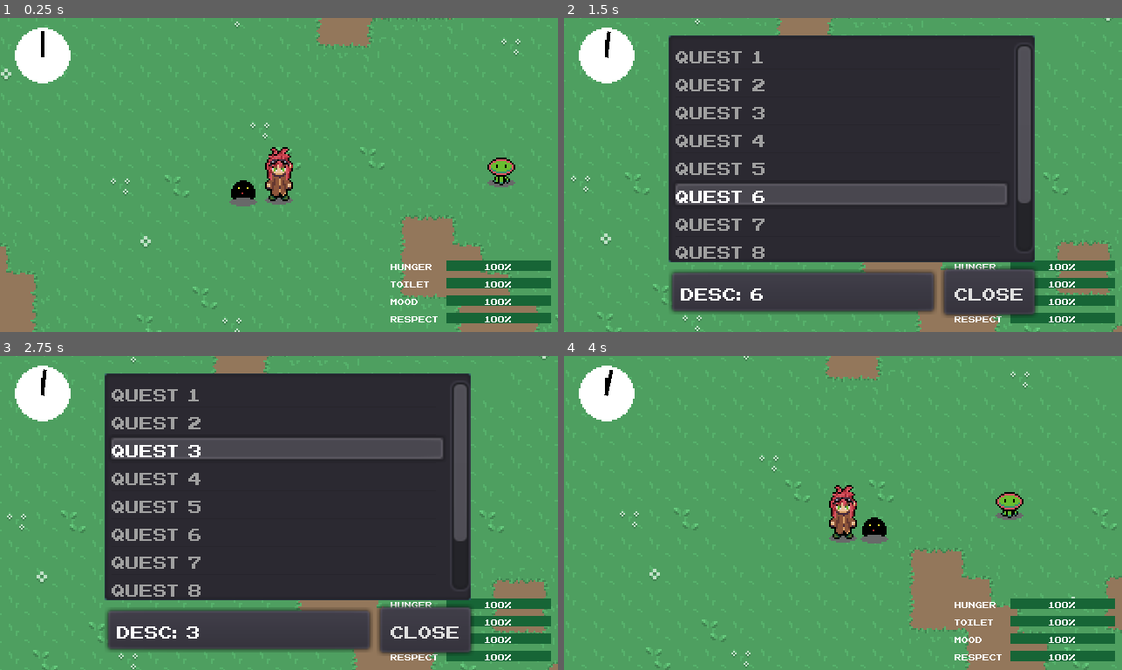
Above: before the commit, frames 1-4 (two rows, left to right).
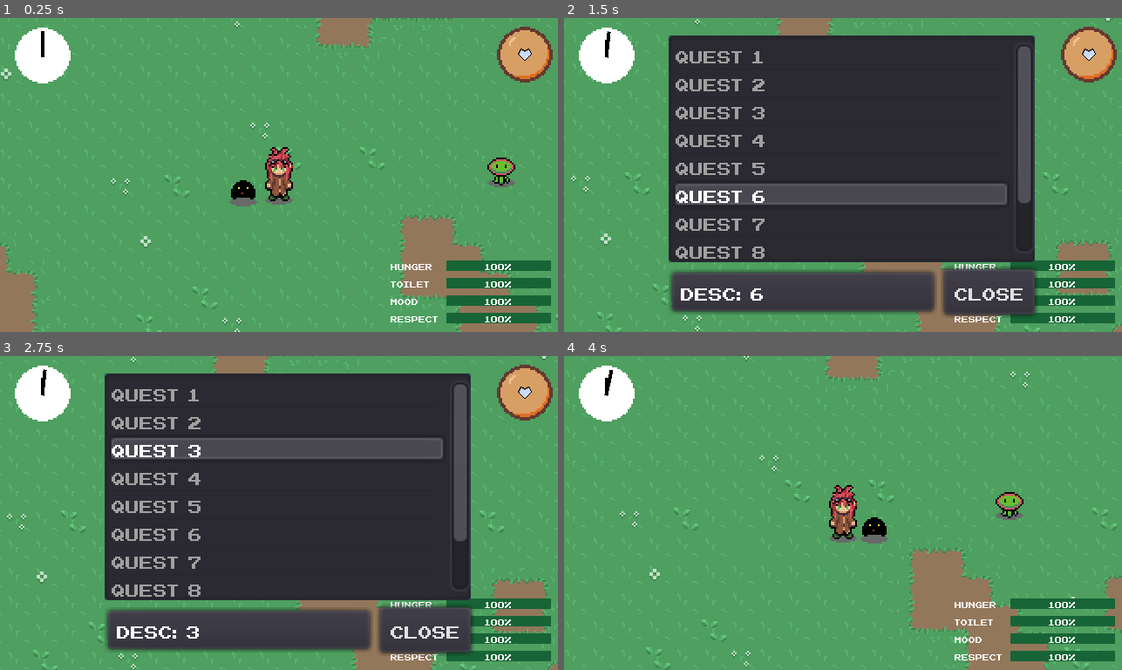
Above: after the commit, the same moments.

Repository: Morphclue/evo-world
Game: Godot game, scene res://world.tscn
The game is run twice, just before and just after one commit, with the same random seed, the same clock (stepped at 60 frames per second) and the same inputs.
Inputs (mouse positions are in pixels of both pictures, inside the frame that each line leads up to):
- Up to frame 1 (0.25 s): no input
- Up to frame 2 (1.5 s): tap Enter (ui_accept) at 0.5, 0.77 s; move the mouse to (965, 159) at 0.52 s; hold D (right) 0.53-1.28 s; tap K (confirm) at 0.6 s; click (965, 159) at 0.67 s; move the mouse to (731, 190) at 1.27 s; hold S (down) from 1.28 s (still down); tap J (journal) at 1.35 s; click (731, 190) at 1.42 s
- Up to frame 3 (2.75 s): tap Enter (ui_accept) at 1.52, 2 s; move the mouse to (334, 443) at 2.02 s; release S (down) at 2.03 s; hold D (right) from 2.03 s (still down); tap K (confirm) at 2.1 s; click (334, 443) at 2.17 s
- Up to frame 4 (4 s): tap K (confirm) at 2.75, 3.6 s; move the mouse to (815, 575) at 2.77 s; release D (right) at 2.78 s; hold Up (ui_up) 2.78-3.53 s; tap J (journal) at 2.85 s; click (815, 575) at 2.92 s; tap Enter (ui_accept) at 3.02, 3.77 s; move the mouse to (1010, 560) at 3.52 s; hold A (left) from 3.53 s (still down); click (1010, 560) at 3.67 s

The runs differ from the first frame. In frame 1, 1.4% of the frame differs, in the area x 89-100%, y 2-21%; in frame 2, 1.4%; in frame 3, 1.4%; in frame 4, nothing differs.

Commit message:
feat: add base-map

Diff:
--- a/autoload/constants.gd
+++ b/autoload/constants.gd
@@ -17,3 +17,7 @@
 
 const YELLOW: Color = Color(1, 1, 0, 1)
 const WHITE: Color = Color(1, 1, 1, 1)
+
+const MIN_GRID_ZOOM: float = 0.5
+const MAX_GRID_ZOOM: int = 5
+const ZOOM_FACTOR: float = 0.1
--- /dev/null
+++ b/ui/hud/miniMap.gd
@@ -0,0 +1,37 @@
+extends MarginContainer
+
+# reference: https://kidscancode.org/godot_recipes/ui/minimap/
+
+export (NodePath) var player
+var zoom: float = 1.5 setget _set_zoom
+
+onready var grid: TextureRect = $gridContainer/grid
+onready var player_marker: Sprite = $gridContainer/grid/playerMarker
+
+var scaling: float = 0.5
+var grid_scale: Vector2
+
+func _ready() -> void:
+	player_marker.scale *= scaling
+	player_marker.position = grid.rect_size / 2
+
+	grid_scale = grid.rect_size / (get_viewport_rect().size * zoom)
+
+
+func _process(_delta) -> void:
+	if !player:
+		return
+	player_marker.rotation = get_node(player).rotation + PI
+
+
+func _set_zoom(value):
+	zoom = clamp(value, Constants.MIN_GRID_ZOOM, Constants.MAX_GRID_ZOOM)
+	grid_scale = grid.rect_size / (get_viewport_rect().size * zoom)
+
+
+func _on_miniMap_gui_input(event):
+	if event is InputEventMouseButton and event.pressed:
+		if event.button_index == BUTTON_WHEEL_UP:
+			self.zoom += Constants.ZOOM_FACTOR
+		if event.button_index == BUTTON_WHEEL_DOWN:
+			self.zoom -= Constants.ZOOM_FACTOR
--- /dev/null
+++ b/ui/hud/miniMap.tscn
@@ -0,0 +1,44 @@
+[gd_scene load_steps=4 format=2]
+
+[ext_resource path="res://ui/hud/sprites/grid.png" type="Texture" id=1]
+[ext_resource path="res://ui/hud/sprites/player-arrow.png" type="Texture" id=2]
+[ext_resource path="res://ui/hud/miniMap.gd" type="Script" id=3]
+
+[node name="miniMap" type="MarginContainer"]
+margin_right = 42.0
+margin_bottom = 42.0
+custom_constants/margin_right = 5
+custom_constants/margin_top = 5
+custom_constants/margin_left = 5
+custom_constants/margin_bottom = 5
+script = ExtResource( 3 )
+__meta__ = {
+"_edit_use_anchors_": false
+}
+
+[node name="frame" type="NinePatchRect" parent="."]
+margin_left = 5.0
+margin_top = 5.0
+margin_right = 37.0
+margin_bottom = 37.0
+patch_margin_left = 16
+patch_margin_top = 16
+patch_margin_right = 16
+patch_margin_bottom = 16
+
+[node name="gridContainer" type="MarginContainer" parent="."]
+margin_left = 5.0
+margin_top = 5.0
+margin_right = 37.0
+margin_bottom = 37.0
+
+[node name="grid" type="TextureRect" parent="gridContainer"]
+margin_right = 32.0
+margin_bottom = 32.0
+texture = ExtResource( 1 )
+stretch_mode = 2
+
+[node name="playerMarker" type="Sprite" parent="gridContainer/grid"]
+texture = ExtResource( 2 )
+
+[connection signal="gui_input" from="." to="." method="_on_miniMap_gui_input"]
--- a/world.tscn
+++ b/world.tscn
@@ -11,6 +11,7 @@
 [ext_resource path="res://npc/npc.tscn" type="PackedScene" id=9]
 [ext_resource path="res://ui/hud/status.tscn" type="PackedScene" id=10]
 [ext_resource path="res://world/followCamera.tscn" type="PackedScene" id=11]
+[ext_resource path="res://ui/hud/miniMap.tscn" type="PackedScene" id=12]
 
 [sub_resource type="TileSet" id=1]
 0/name = "grass_atlas.png 0"
@@ -81,3 +82,10 @@
 [node name="clock" parent="hud" instance=ExtResource( 7 )]
 
 [node name="status" parent="hud" instance=ExtResource( 10 )]
+
+[node name="miniMap" parent="hud" instance=ExtResource( 12 )]
+margin_left = 280.0
+margin_right = 322.0
+player = NodePath("../../YSort/player/RayCast2D")
+
+[editable path="YSort/player"]
Binary file added: ui/hud/sprites/grid.png
Not shown, added: ui/hud/sprites/grid.png.import
Binary file added: ui/hud/sprites/player-arrow.png
Not shown, added: ui/hud/sprites/player-arrow.png.import
Not shown: 1 places in world.tscn that only renumber resources
